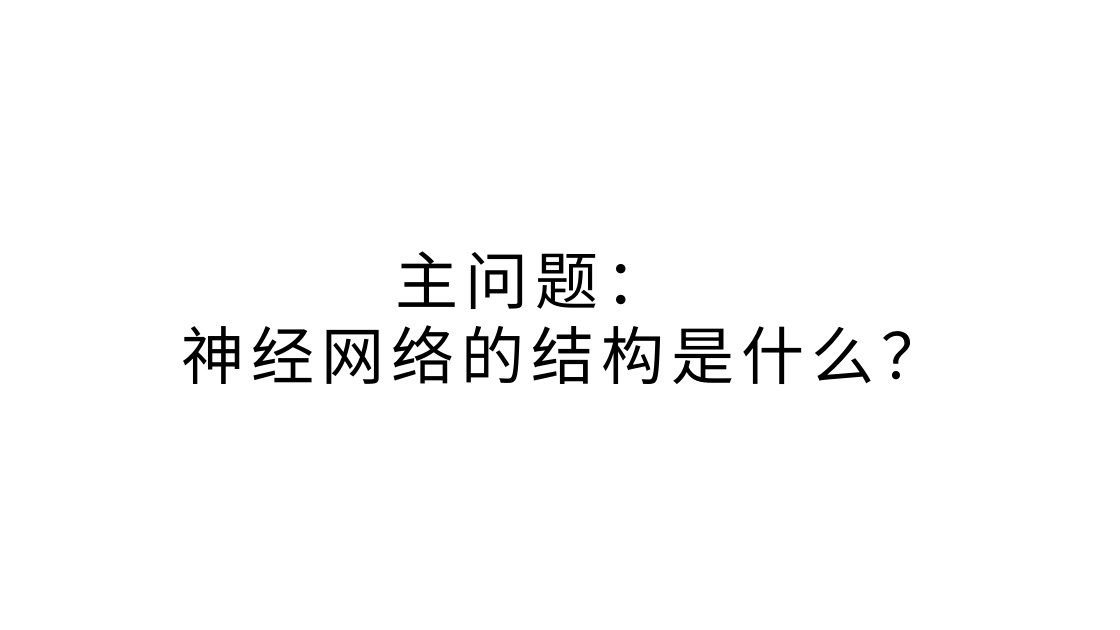
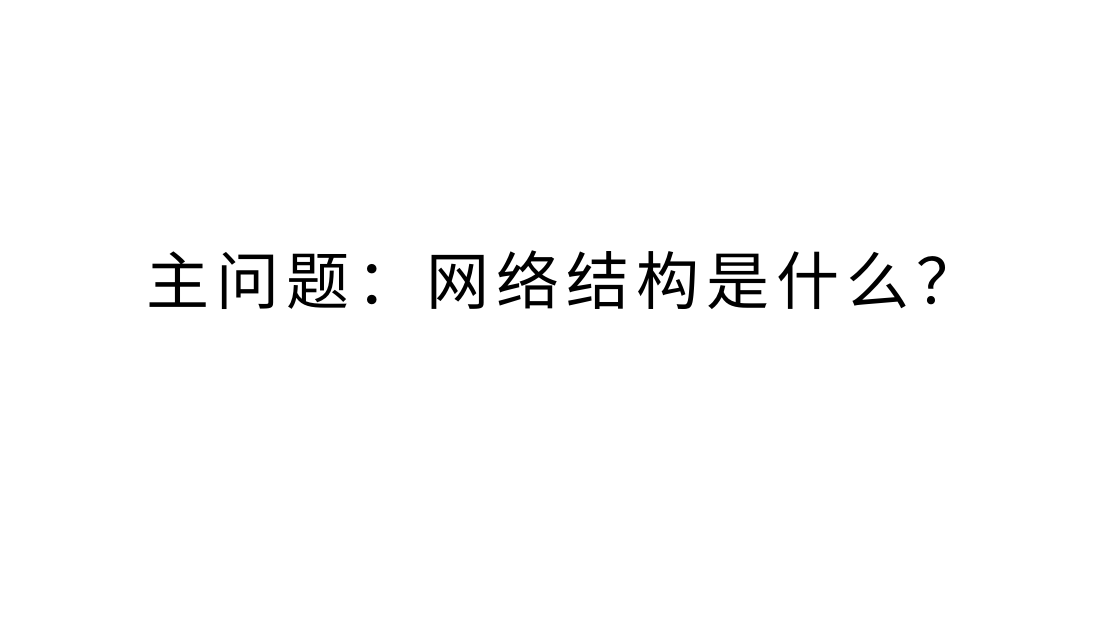
Before and after one commit to yyc-git/DeepLearningEdu, a slide deck: slide 10 of lessons/5_handwriting_by_linear_layer/ppt/用全连接层识别手写数字.pptx. Drawn at 1120x630 pixels with LibreOffice and Linux fonts; fonts in the diff are those of the drawing; background and template pictures are left out. Boxes give left, top, right and bottom in pixels: in the first picture for what was removed or moved away, otherwise in the second. Text is boxed around its words. In the diff, an @@ line names an element or a change of style, - is before the commit and + after.

```diff
--- a/lessons/5_handwriting_by_linear_layer/ppt/用全连接层识别手写数字.pptx
+++ b/lessons/5_handwriting_by_linear_layer/ppt/用全连接层识别手写数字.pptx
@@ title at [147, 250, 980, 309]: text changed @@
-主问题：
-神经网络的结构是什么？
+主问题：网络结构是什么？
```
Also in this commit, not shown: 12 other slides changed.
